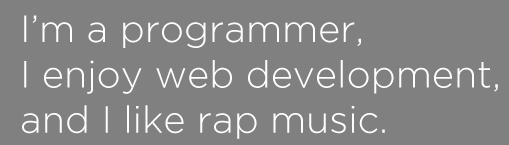
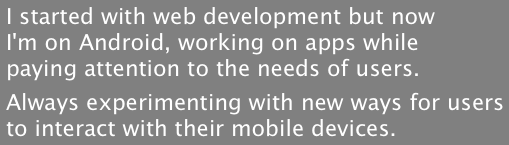
Layered file, before and after one edit (509x145). Changes by layer:
removed layer "I’m a programmer, I enjoy web development, and I like rap musi" over <box>22,15,498,139</box>
added layer "Always experimenting with new ways for users to interact with their mobile devi…" above "I started with web development but now I'm on Android, working on apps while pa…" over <box>6,92,503,137</box>
added layer "I started with web development but now I'm on Android, working on apps while pa…" over <box>8,7,435,81</box>
